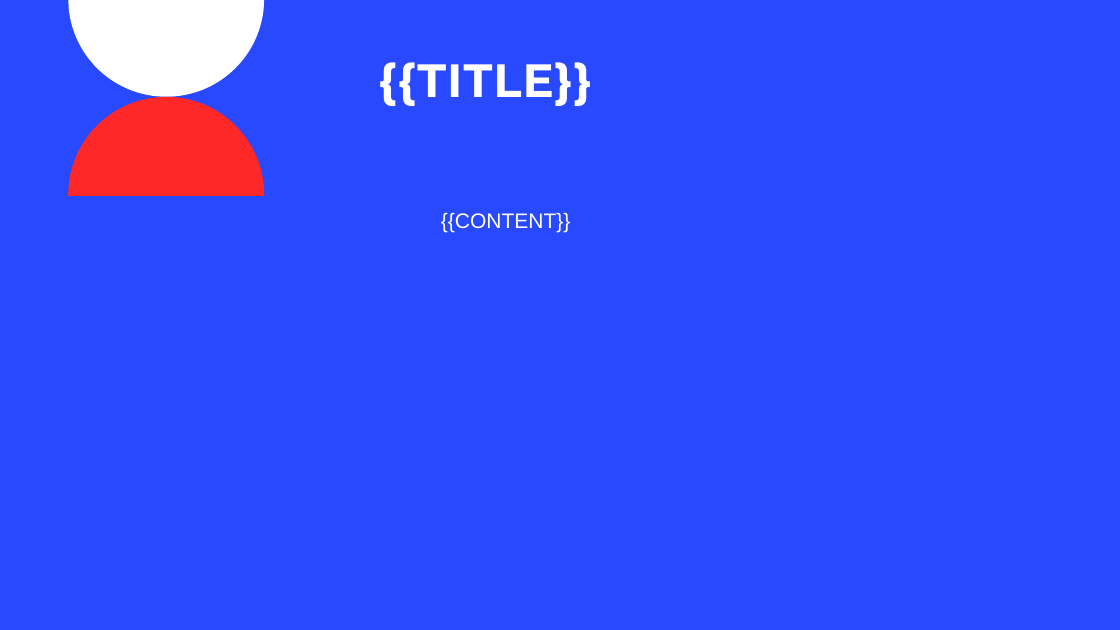
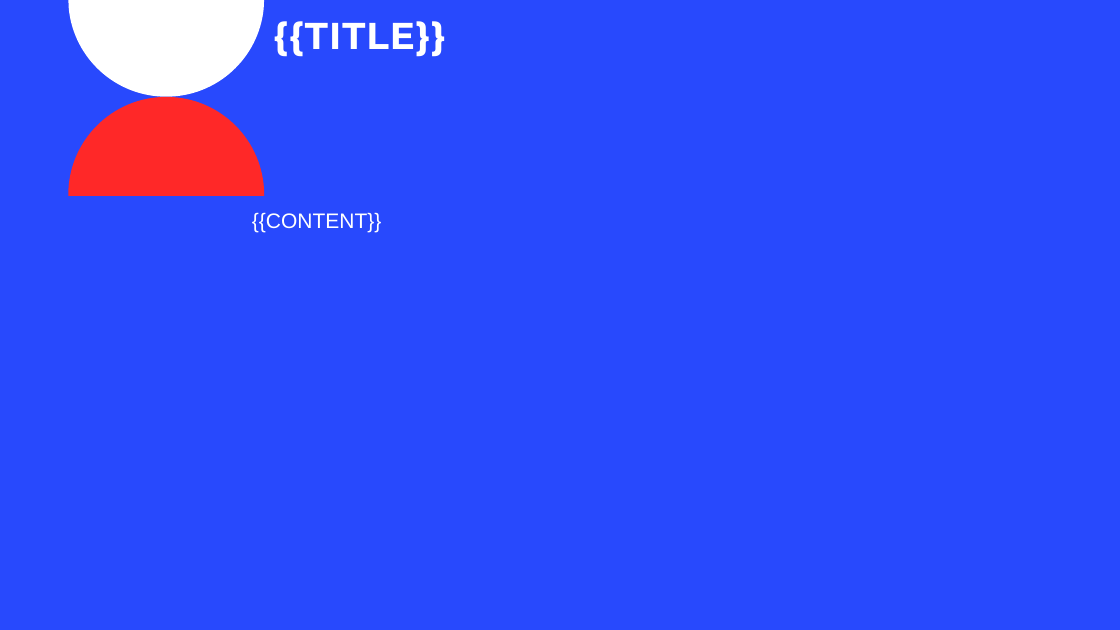
Before and after one commit to abdulzain6/Academi-AI-backend, a slide deck: slide 5 of api/lib/presentation_maker/template_dir/Simplistic_Elegance.pptx. Drawn at 1120x630 pixels with LibreOffice and Linux fonts; fonts in the diff are those of the drawing; background and template pictures are left out. Boxes give left, top, right and bottom in pixels: in the first picture for what was removed or moved away, otherwise in the second. Text is boxed around its words. In the diff, an @@ line names an element or a change of style, - is before the commit and + after.

```diff
--- a/api/lib/presentation_maker/template_dir/Simplistic_Elegance.pptx
+++ b/api/lib/presentation_maker/template_dir/Simplistic_Elegance.pptx
@@ title "{{TITLE}}": place and size @@
-title "{{TITLE}}" at bbox=[378, 62, 592, 106]
+title "{{TITLE}}" at bbox=[273, 21, 446, 57]
@@ title "{{TITLE}}" at bbox=[273, 21, 446, 57]: size 40 to 32 pt @@
@@ text "{{CONTENT}}": place and size @@
-text "{{CONTENT}}" at bbox=[441, 212, 570, 232]
+text "{{CONTENT}}" at bbox=[252, 212, 381, 232]
```
Also in this commit, not shown: 2 other slides changed.
